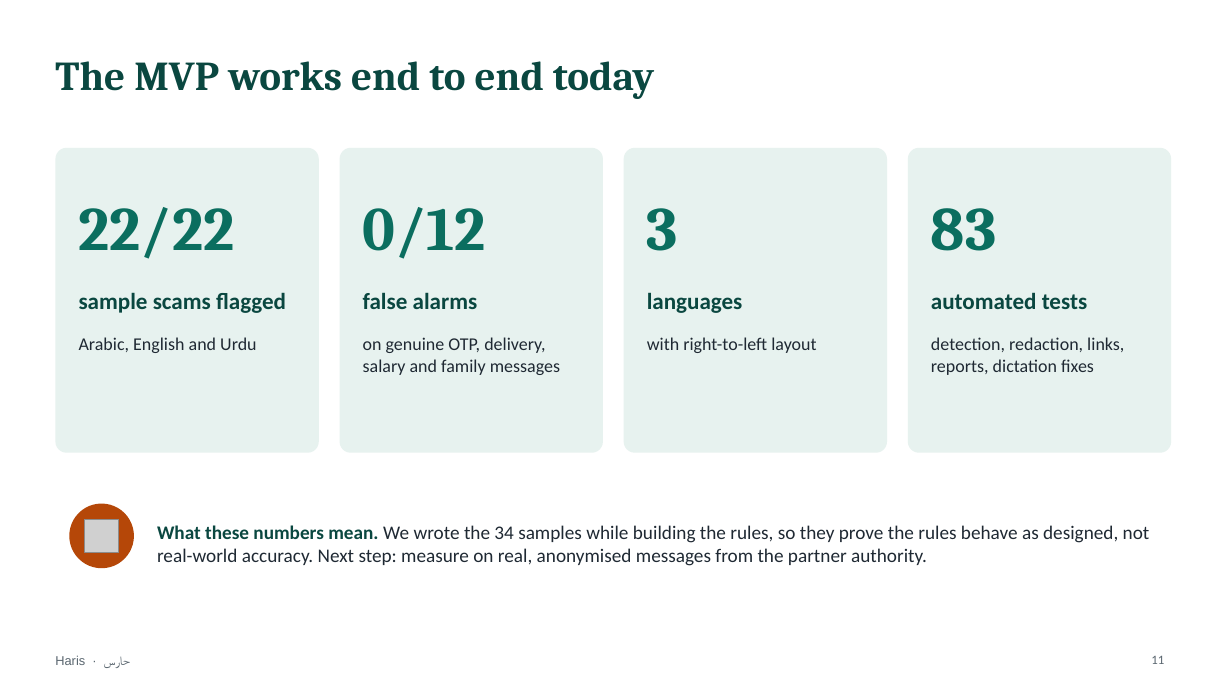
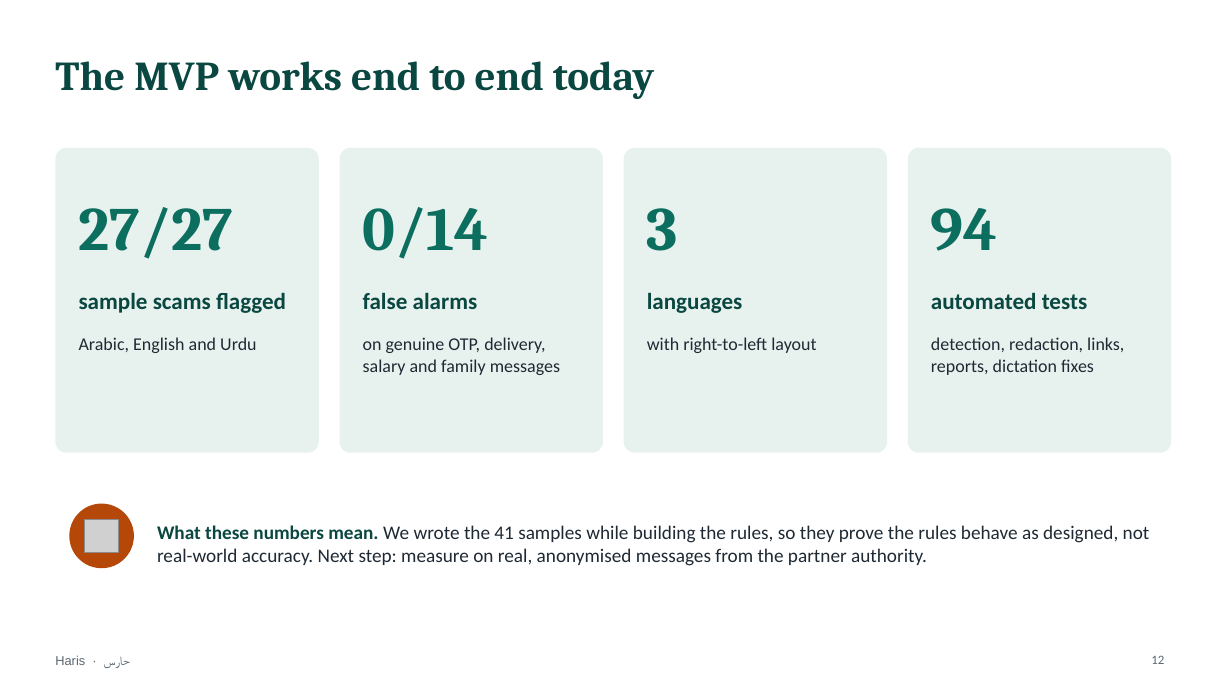
Before and after one commit to mohamedtorky2022/Haris, a slide deck: slide 12 of docs/Haris-presentation.pptx (slide 11 before the commit). Drawn at 1232x693 pixels with LibreOffice and Linux fonts; fonts in the diff are those of the drawing; grey boxes stand for pictures. Boxes give left, top, right and bottom in pixels: in the first picture for what was removed or moved away, otherwise in the second. Text is boxed around its words. In the diff, an @@ line names an element or a change of style, - is before the commit and + after.

```diff
--- a/docs/Haris-presentation.pptx
+++ b/docs/Haris-presentation.pptx
@@ text at (79, 207, 233, 259): text changed @@
-22/22
+27/27
@@ text at (363, 207, 489, 259): text changed @@
-0/12
+0/14
@@ text at (931, 208, 998, 251): text changed @@
-83
+94
@@ text at (157, 525, 1150, 566): text changed @@
-What these numbers mean. We wrote the 34 samples while building the rules, so they prove the rules behave as designed, not real-world accuracy. Next step: measure on real, anonymised messages from the partner authority.
+What these numbers mean. We wrote the 41 samples while building the rules, so they prove the rules behave as designed, not real-world accuracy. Next step: measure on real, anonymised messages from the partner authority.
@@ page number at (1151, 655, 1164, 664): text changed @@
-11
+12
```
Also in this commit, not shown: 1 other slide changed, 1 slide added, 13 other files.
